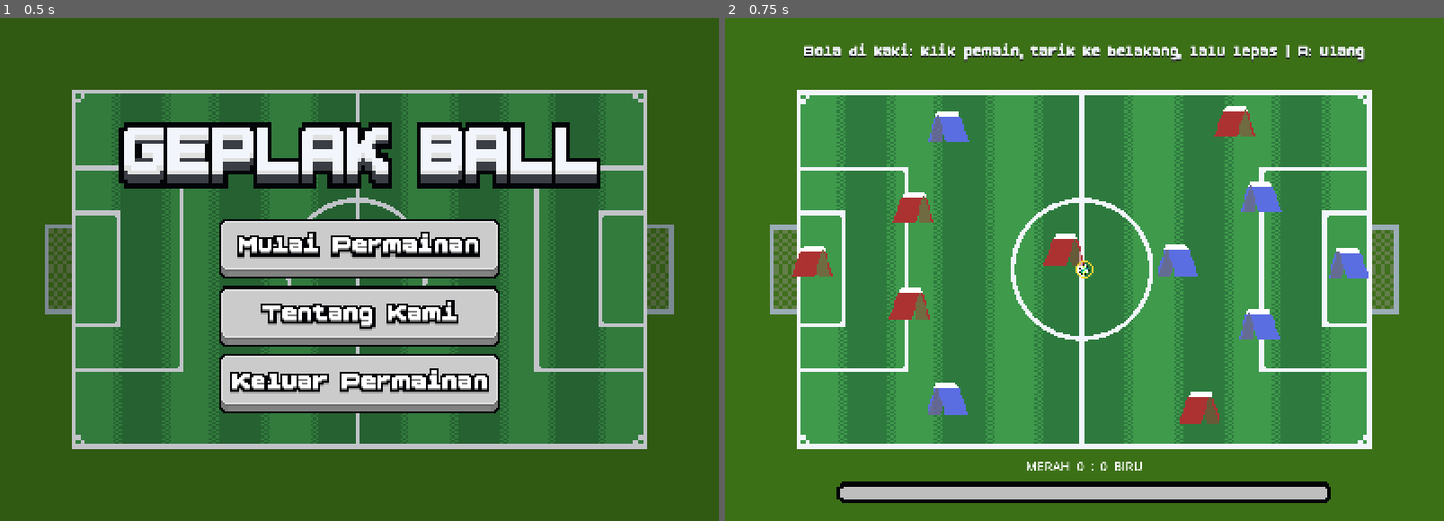
Above: before the commit, frames 1-2 (left to right).
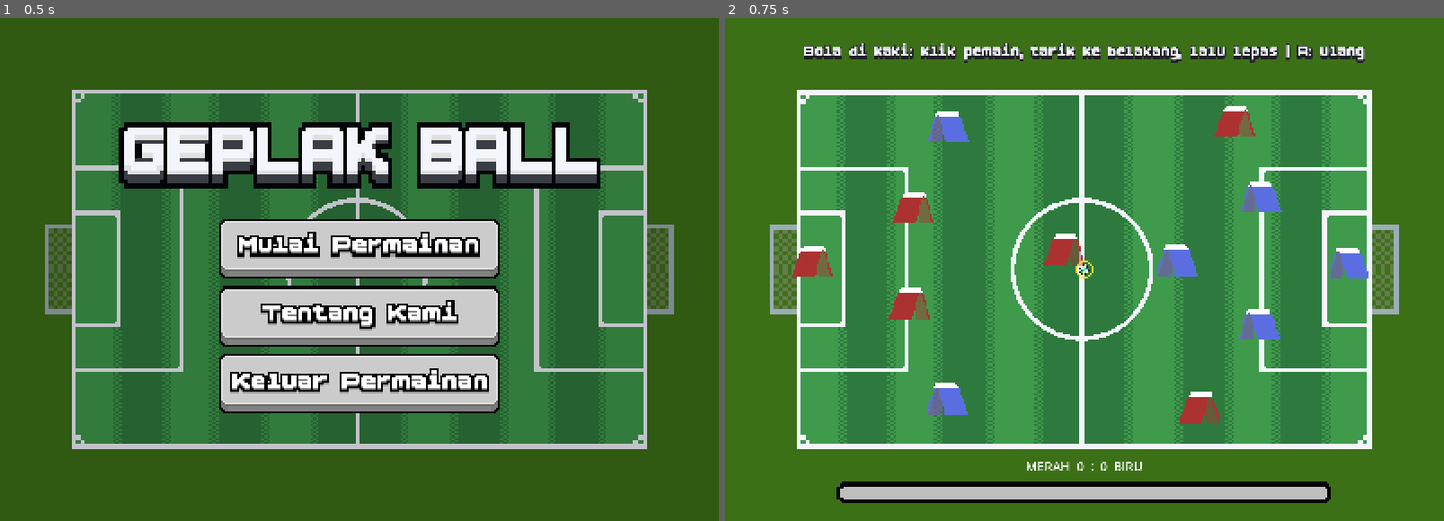
Above: after the commit, the same moments.

Repository: panjifachroni/geplakball
Game: Godot game, scene res://scenes/main_menu.tscn
Same seed, same stepped clock (60 frames per second), same inputs: the game is played once before the commit and once after it. Sound files missing from this copy of the repository are replaced by a short silence.
Inputs (mouse positions are in pixels of both pictures, inside the frame that each line leads up to):
- Up to frame 1 (0.5 s): no input
- Up to frame 2 (0.75 s): click (1084, 249) at 0.5 s

Frame 1 is identical in both runs. In frame 2, 0.7% of the frame differs, in the area x 11-89%, y 5-9%.

Commit message:
fix: outline text pada status

Diff:
--- a/scenes/main.tscn
+++ b/scenes/main.tscn
@@ -112,18 +112,22 @@
 offset_top = 54.0
 offset_right = 1530.0
 offset_bottom = 99.0
+theme_override_colors/font_outline_color = Color(0.1254902, 0.1254902, 0.15294118, 1)
+theme_override_constants/outline_size = 8
 theme_override_fonts/font = ExtResource("8_tipki")
 theme_override_font_sizes/font_size = 45
 text = "Bola di kaki: klik pemain, tarik ke belakang, lalu lepas | R: ulang"
 horizontal_alignment = 1
 
 [node name="Status2" type="Label" parent="HUD" unique_id=1400047654]
-modulate = Color(0.1254902, 0.1254902, 0.15294118, 1)
 z_index = -1
 offset_left = 70.0
 offset_top = 59.0
 offset_right = 1530.0
 offset_bottom = 115.0
+theme_override_colors/font_color = Color(0.1254902, 0.1254902, 0.15294118, 1)
+theme_override_colors/font_outline_color = Color(0.1254902, 0.1254902, 0.15294118, 1)
+theme_override_constants/outline_size = 8
 theme_override_fonts/font = ExtResource("8_tipki")
 theme_override_font_sizes/font_size = 45
 text = "Bola di kaki: klik pemain, tarik ke belakang, lalu lepas | R: ulang"
--- a/scripts/match.gd
+++ b/scripts/match.gd
@@ -161,6 +161,7 @@
 		$HUD/Status2.text = "Bola bergerak | R: ulang pertandingan"
 	else:
 		$HUD/Status.text = "Bola di kaki: klik pemain, tarik ke belakang, lalu lepas | R: ulang"
+		$HUD/Status2.text = "Bola di kaki: klik pemain, tarik ke belakang, lalu lepas | R: ulang"
 	$HUD/Score.text = "MERAH  %d  :  %d  BIRU" % score
 	$AimOverlay.queue_redraw()
 
